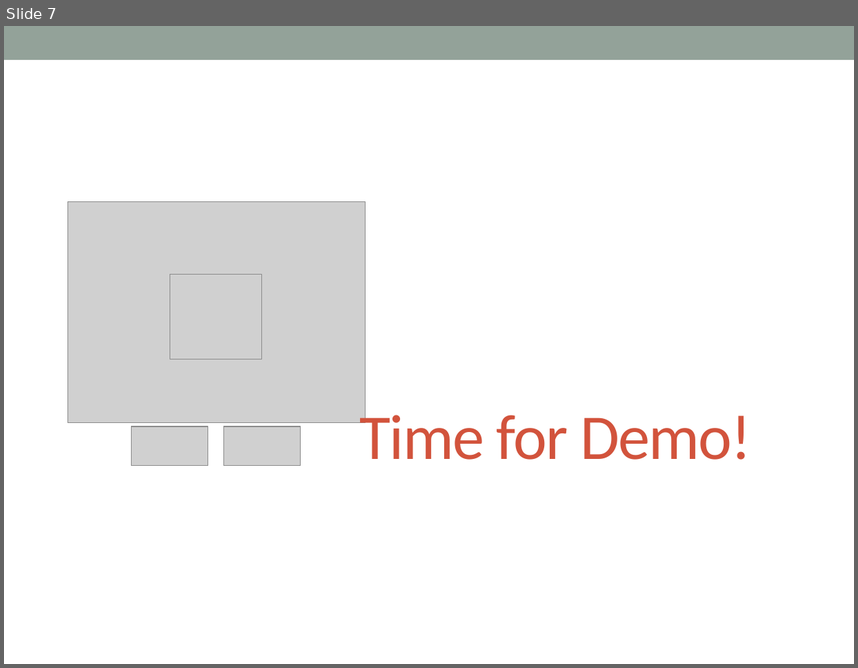
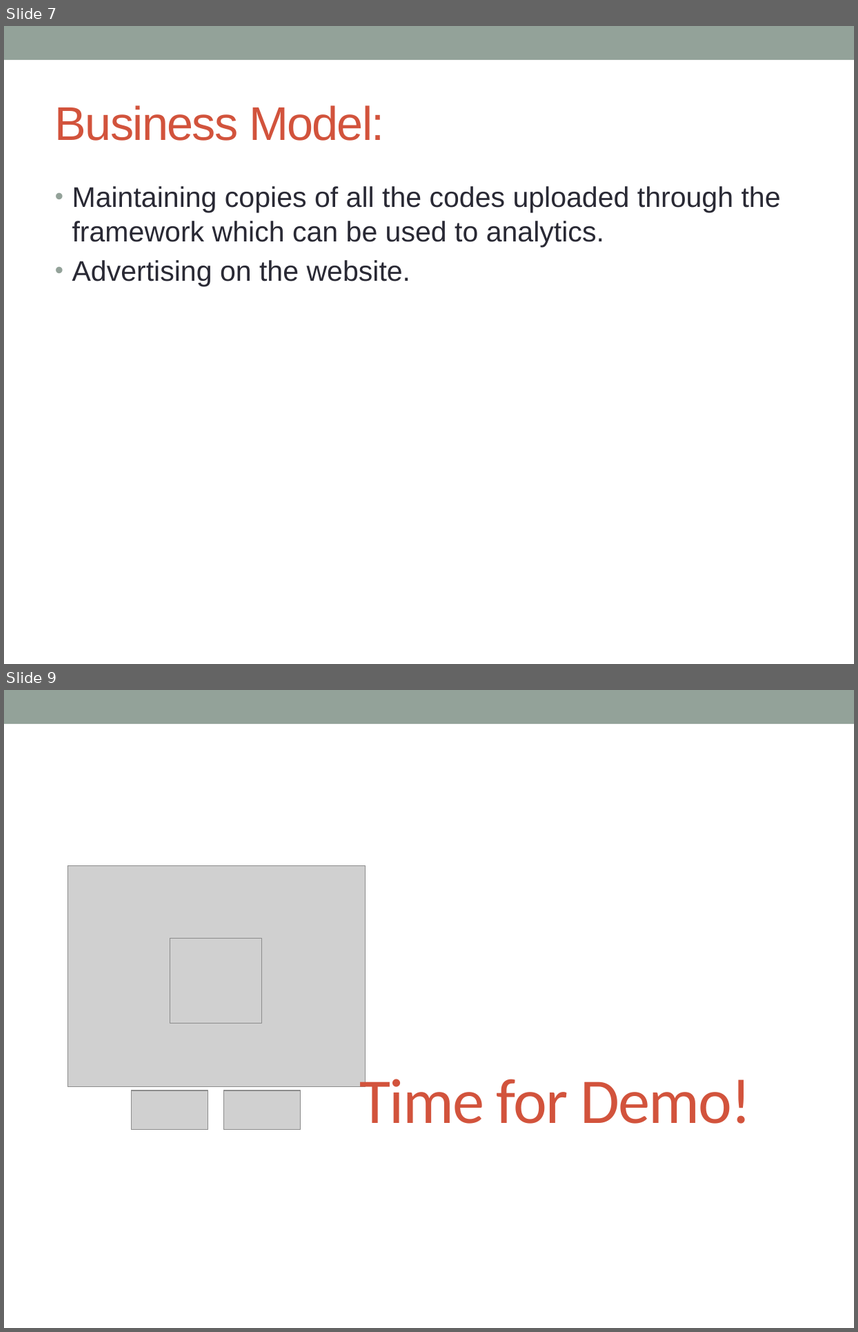
Before and after one commit to SJSU272Lab/Botman, a slide deck: Documents/Presentation.pptx. Shown one above the other, each under a label of ours: slide 7 before the commit, slides 7 and 9 after it; the slides between them are not shown. The pictures are 858x668 and 858x1332 pixels, drawn with LibreOffice and Linux fonts; fonts in the diff are those of the drawing; grey boxes stand for pictures. Boxes give left, top, right and bottom in pixels: in the first picture for what was removed or moved away, otherwise in the second. Text is boxed around its words. In the diff, an @@ line names an element or a change of style, - is before the commit and + after.

```diff
--- a/Documents/Presentation.pptx
+++ b/Documents/Presentation.pptx
@@ slide 7 added at [4, 26, 854, 664], background #FFFFFF; not listed: 1 template element that a slide beside it also shows @@
@@ title added at [55, 105, 385, 141], 40 pt, text #D2533C @@
+Business Model:
@@ text added at [72, 186, 781, 286], 24 pt, text #292934 @@
+• Maintaining copies of all the codes uploaded through the framework which can be used to analytics.
+• Advertising on the website.
@@ what was slide 7 is now slide 9 @@
```
Also in this commit, not shown: 3 slides changed, 1 other slide added.
